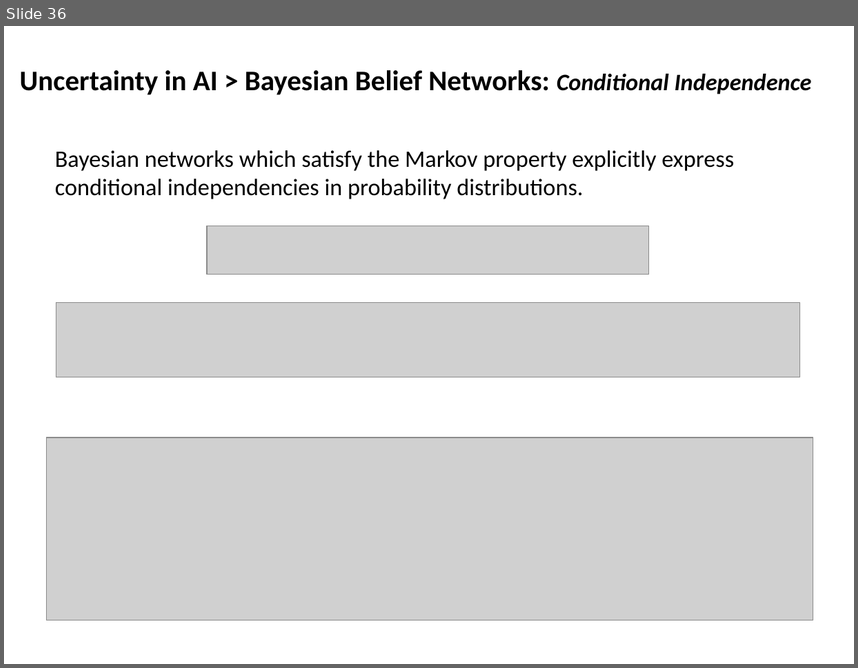
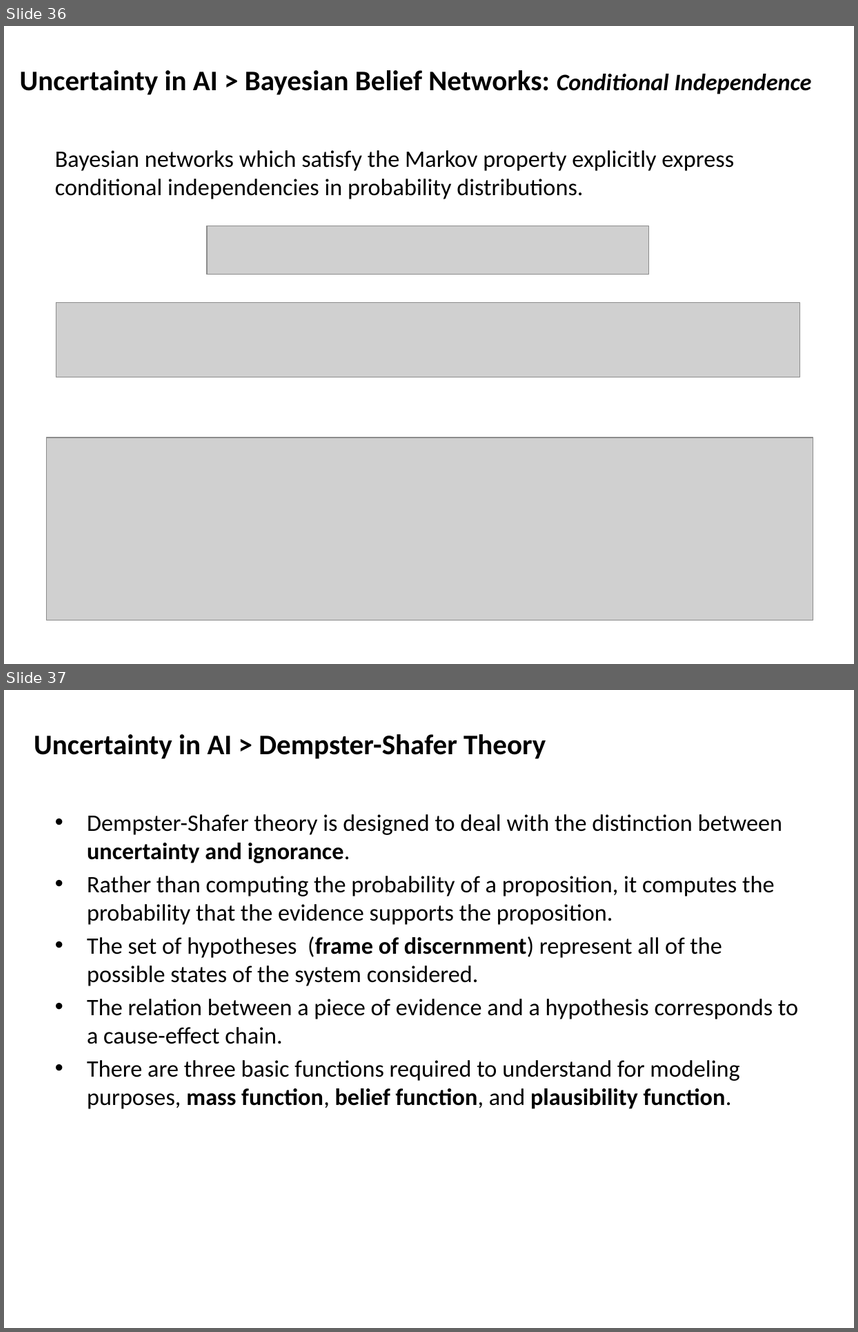
Before and after one commit to mshayganfar/CompExam1, a slide deck: presentation/PhD-comprehensive-exam.pptx. Shown one above the other, each under a label of ours: slide 36 before the commit, slides 36 and 37 after it. The pictures are 858x668 and 858x1332 pixels, drawn with LibreOffice and Linux fonts; fonts in the diff are those of the drawing; grey boxes stand for pictures. Boxes give left, top, right and bottom in pixels: in the first picture for what was removed or moved away, otherwise in the second. Text is boxed around its words. In the diff, an @@ line names an element or a change of style, - is before the commit and + after.

Commit message:
DST
Finished DST.

```diff
--- a/presentation/PhD-comprehensive-exam.pptx
+++ b/presentation/PhD-comprehensive-exam.pptx
@@ slide 37 added at (4,690,854,1328), background #FFFFFF @@
@@ text added at (34,734,546,759), 24 pt, text #000000, bold @@
+Uncertainty in AI > Dempster-Shafer Theory
@@ text added at (87,814,798,1109), 20 pt, text #000000 @@
+• Dempster-Shafer theory is designed to deal with the distinction between uncertainty and ignorance.
+• Rather than computing the probability of a proposition, it computes the probability that the evidence supports the proposition.
+• The set of hypotheses (frame of discernment) represent all of the possible states of the system considered.
+• The relation between a piece of evidence and a hypothesis corresponds to a cause-effect chain.
+• There are three basic functions required to understand for modeling purposes, mass function, belief function, and plausibility function.
```
Also in this commit, not shown: 2 other slides added.
